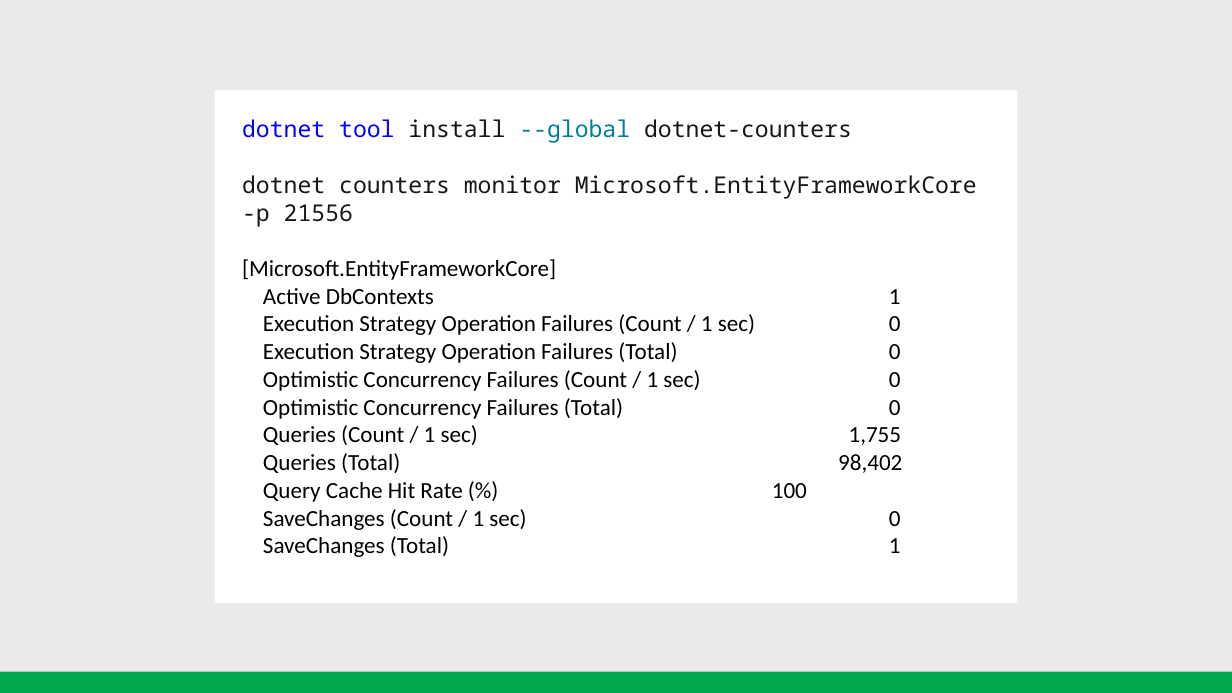
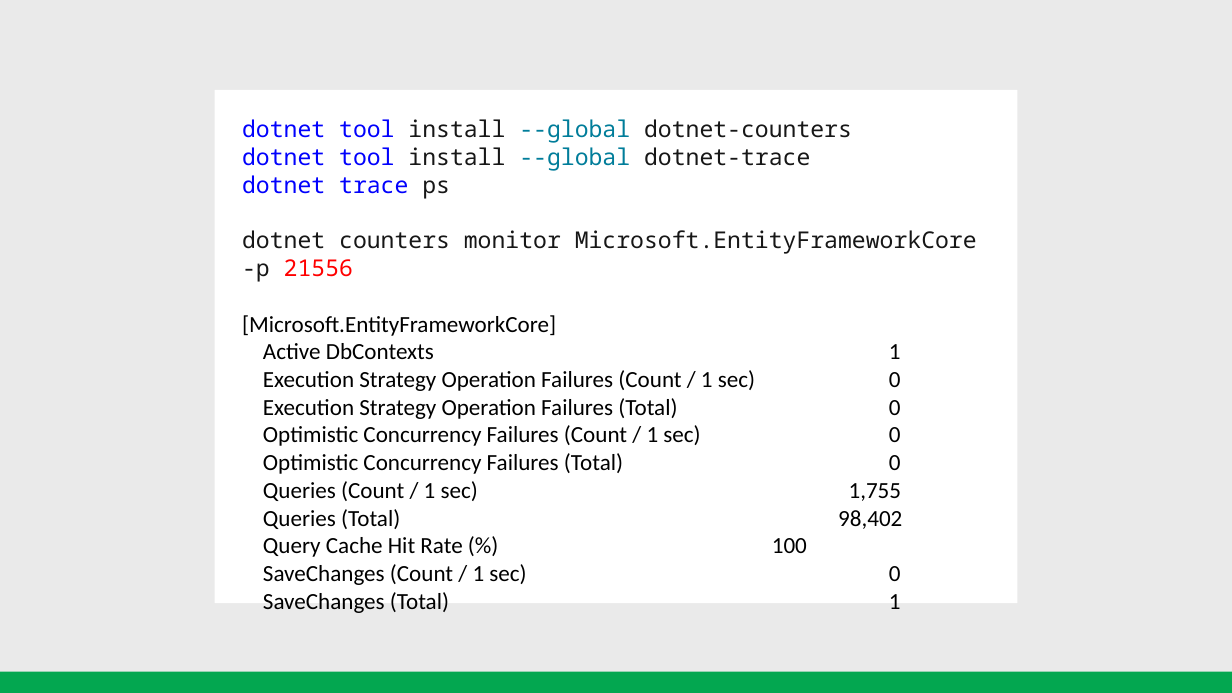
Before and after one commit to cwoodruff/EFCore5Demos, a slide deck: slide 32 of What’s new in Entity Framework Core 5.pptx (slide 29 before the commit). Drawn at 1232x693 pixels with LibreOffice and Linux fonts; fonts in the diff are those of the drawing. Boxes give left, top, right and bottom in pixels: in the first picture for what was removed or moved away, otherwise in the second. Text is boxed around its words. In the diff, an @@ line names an element or a change of style, - is before the commit and + after.

```diff
--- a/What’s new in Entity Framework Core 5.pptx
+++ b/What’s new in Entity Framework Core 5.pptx
@@ text at [242,147,810,199]: paragraphs added @@
+dotnet tool install --global dotnet-trace
+dotnet trace ps
@@ text at [242,230,977,282]: text colour #171717 to #FF0000 in "21556" @@
```
Also in this commit, not shown: 5 other slides changed, 4 slides added.
